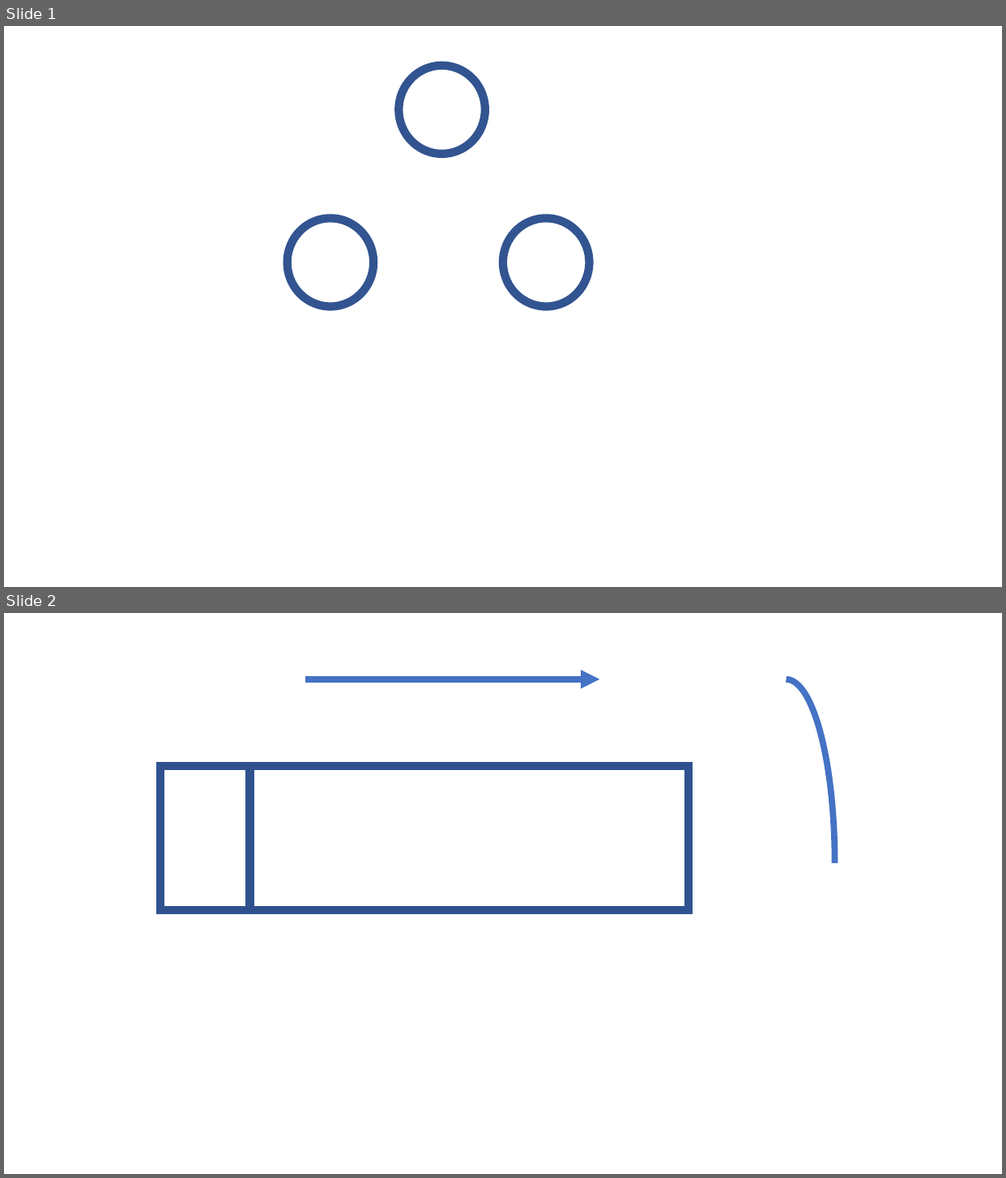
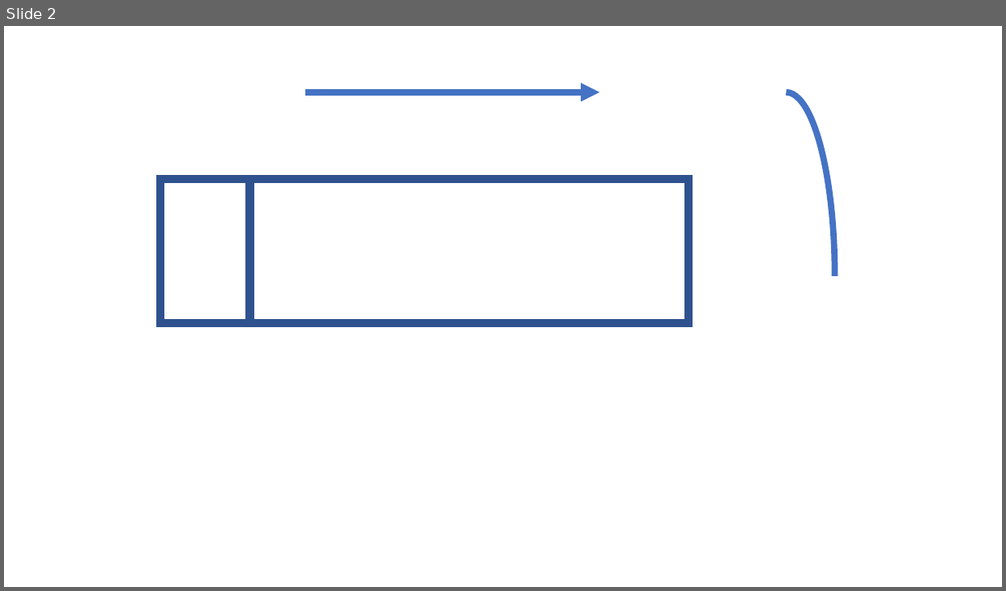
Before and after one commit to dlwnsgus777/blog, a slide deck: 그림자료/블로그_그림.pptx. Shown one above the other, each under a label of ours: slides 1 and 2 before the commit, slide 2 after it. The pictures are 1006x1178 and 1006x591 pixels, drawn with LibreOffice and Linux fonts; fonts in the diff are those of the drawing. Boxes give left, top, right and bottom in pixels: in the first picture for what was removed or moved away, otherwise in the second. Text is boxed around its words. In the diff, an @@ line names an element or a change of style, - is before the commit and + after.

```diff
--- a/그림자료/블로그_그림.pptx
+++ b/그림자료/블로그_그림.pptx
@@ slide 1 removed at [4, 26, 1002, 587], background #FFFFFF @@
@@ ellipse removed at [398, 66, 484, 154] @@
@@ ellipse removed at [287, 219, 373, 307] @@
@@ ellipse removed at [503, 219, 590, 307] @@
```
Also in this commit, not shown: 1 slide added.
